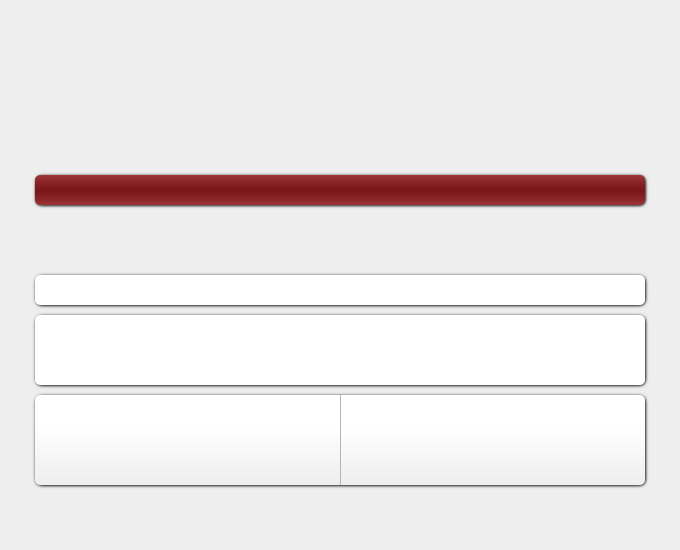
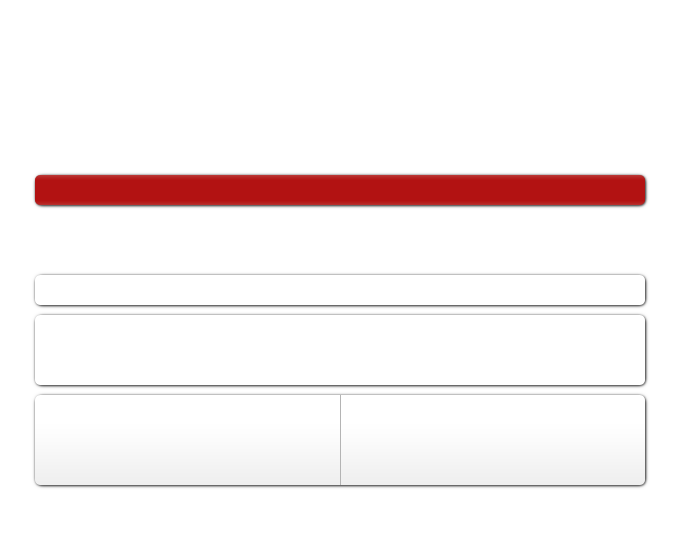
The second 680×550 image is a revision of the first. Changes to its layers:
painted on "Background" over [0, 0, 680, 550]
